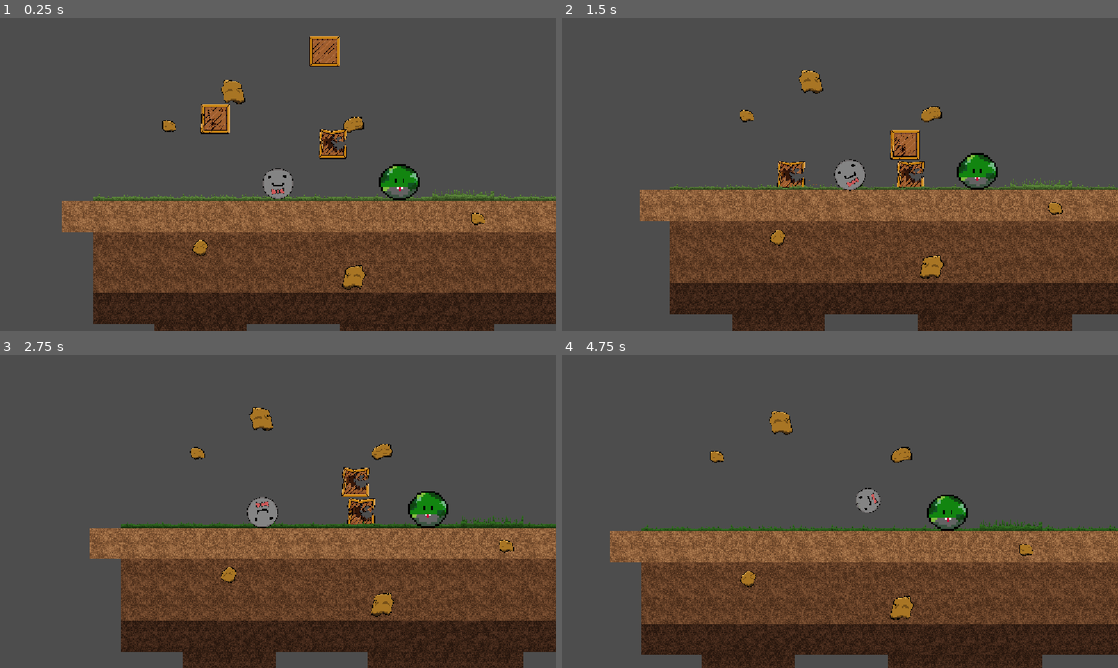
Above: before the commit, frames 1-4 (two rows, left to right).
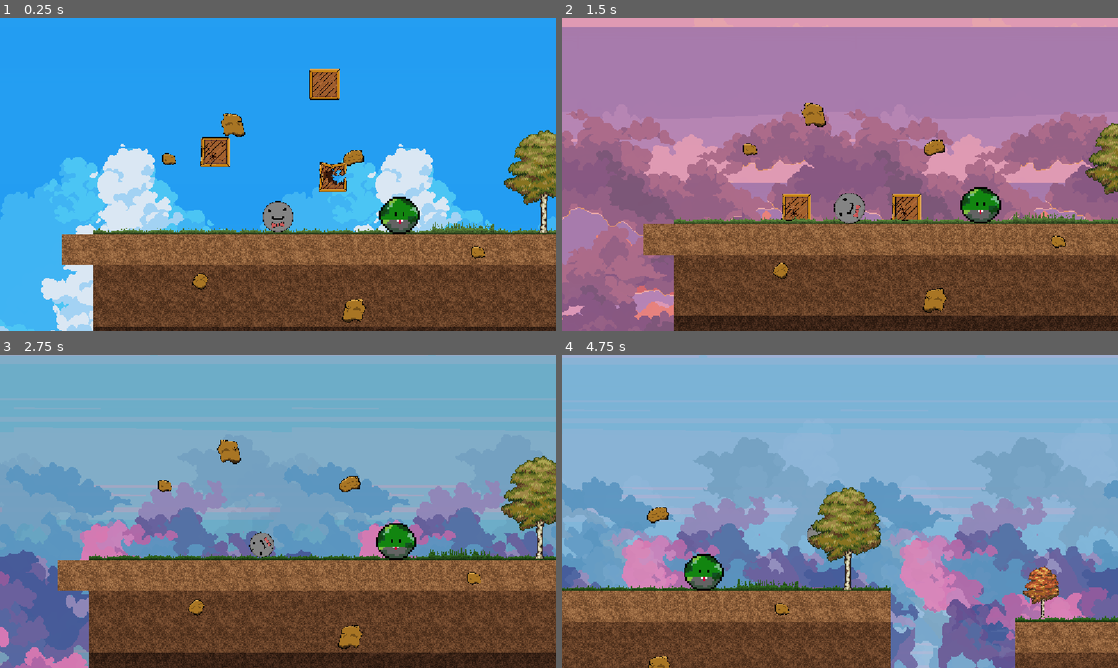
Above: after the commit, the same moments.

Repository: macmillanc/SAGameJam2026
Game: Godot game, scene res://scenes/tutorial.tscn
Same seed, same stepped clock (60 frames per second), same inputs: the game is played once before the commit and once after it.
Inputs:
- Up to frame 1 (0.25 s): no input
- Up to frame 2 (1.5 s): tap Enter (advance_dialog) at 0.5, 1.35 s; hold P (speed_time, bound only after the commit) 0.53-1.28 s; hold D (right) from 0.53 s (still down); tap Space (jump) at 0.77 s
- Up to frame 3 (2.75 s): tap Space (jump) at 1.52 s; tap P (speed_time, bound only after the commit) at 1.55, 2.3 s; release D (right) at 2.03 s; hold A (left) from 2.03 s (still down); hold I (change_season) from 2.03 s (still down)
- Up to frame 4 (4.75 s): release A (left) at 2.78 s; release I (change_season) at 2.78 s; hold D (right) 2.78-4.28 s; tap E (interact) at 2.85 s; tap Space (jump) at 3.02, 3.77, 4.52 s; tap P (speed_time, bound only after the commit) at 3.05, 3.8, 4.35 s; hold O (slow_time) 3.53-4.28 s; hold A (left) from 4.28 s (still down)

The runs differ from the first frame. In frame 1, 90% of the frame differs, in the area x 0-100%, y 0-100%; in frame 2, 89%; in frame 3, 89%; in frame 4, 97%.

Commit message:
Added time warp.

Diff:
--- a/sagj-26/project.godot
+++ b/sagj-26/project.godot
@@ -69,6 +69,11 @@
 "events": [Object(InputEventKey,"resource_local_to_scene":false,"resource_name":"","device":-1,"window_id":0,"alt_press …(195 unchanged characters)…
 ]
 }
+speed_time={
+"deadzone": 0.2,
+"events": [Object(InputEventKey,"resource_local_to_scene":false,"resource_name":"","device":-1,"window_id":0,"alt_pressed":false,"shift_pressed":false,"ctrl_pressed":false,"meta_pressed":false,"pressed":false,"keycode":0,"physical_keycode":80,"key_label":0,"unicode":112,"location":0,"echo":false,"script":null)
+]
+}
 
 [layer_names]
 
--- /dev/null
+++ b/sagj-26/scenes/background.gd
@@ -0,0 +1,61 @@
+extends Node2D
+
+# Assign all 7 layers in chronological order in the Inspector
+@export var sky_sprites: Array[Sprite2D] = []
+@export var parallax_cloud_sprites: Array[Sprite2D] = []
+@export var large_cloud_sprites: Array[Sprite2D] = []
+
+# Length of a full day cycle in seconds
+@export var day_length_seconds: float = 120.0
+@export var fast_forward_boost: float = 300.0
+
+var time_of_day: float = 0.0 # Ranges from 0.0 to 1.0
+var direction: float = 1.0
+
+func _process(delta: float) -> void:
+	# Advance time and ping-pong back/forth
+	var speed_multiplier: float = 1.0
+	if Engine.time_scale > 1.0:
+		speed_multiplier = fast_forward_boost
+
+	time_of_day += direction * (delta * speed_multiplier) / day_length_seconds
+	if time_of_day >= 1.0 or time_of_day <= 0.0:
+		direction *= -1
+		time_of_day = clamp(time_of_day, 0.0, 1.0)
+
+	update_atmosphere_alpha(time_of_day)
+
+func update_atmosphere_alpha(t: float) -> void:
+	var total_stages := sky_sprites.size()
+	if total_stages == 0:
+		return
+
+	# Calculate transition segments across all array stages
+	var num_segments := total_stages - 1
+	var raw_index := t * num_segments
+
+	var current_index := int(floor(raw_index))
+	current_index = clamp(current_index, 0, num_segments - 1)
+	var next_index := current_index + 1
+
+	# Blend factor between the current active stage and the next (0.0 to 1.0)
+	var blend_factor := raw_index - float(current_index)
+
+	# Update alpha values for skies and clouds simultaneously
+	for i in range(total_stages):
+		var target_alpha := 0.0
+
+		if i == current_index:
+			target_alpha = 1.0 - blend_factor # Fading out
+		elif i == next_index:
+			target_alpha = blend_factor      # Fading in
+
+		# Apply calculated alpha to all three layer groups
+		_set_sprite_alpha(sky_sprites, i, target_alpha)
+		_set_sprite_alpha(parallax_cloud_sprites, i, target_alpha)
+		_set_sprite_alpha(large_cloud_sprites, i, target_alpha)
+
+# Helper function to prevent null pointer crashes if an array slot is empty
+func _set_sprite_alpha(sprite_array: Array[Sprite2D], index: int, alpha: float) -> void:
+	if index < sprite_array.size() and sprite_array[index] != null:
+		sprite_array[index].self_modulate.a = alpha
--- /dev/null
+++ b/sagj-26/scenes/clouds.gd
@@ -0,0 +1,14 @@
+extends Parallax2D
+
+@export var base_cloud_speed: float = 5.0
+@export var fast_forward_boost: float = 100.0 # Extra multiplier during fast forward
+
+func _process(delta: float) -> void:
+	var current_boost := 1.0
+
+	# If time scale is boosted, give clouds an extra push to match player feel
+	if Engine.time_scale > 1.0:
+		current_boost = fast_forward_boost
+
+	# Scroll clouds
+	scroll_offset.x += base_cloud_speed * current_boost * delta
--- /dev/null
+++ b/sagj-26/scenes/large_clouds.gd
@@ -0,0 +1,14 @@
+extends Parallax2D
+
+@export var base_cloud_speed: float = 10.0
+@export var fast_forward_boost: float = 400.0 # Extra multiplier during fast forward
+
+func _process(delta: float) -> void:
+	var current_boost := 1.0
+
+	# If time scale is boosted, give clouds an extra push to match player feel
+	if Engine.time_scale > 1.0:
+		current_boost = fast_forward_boost
+
+	# Scroll clouds
+	scroll_offset.x += base_cloud_speed * current_boost * delta
--- a/sagj-26/scenes/rock.tscn
+++ b/sagj-26/scenes/rock.tscn
@@ -28,6 +28,7 @@
 texture = ExtResource("2_mek2u")
 
 [node name="Camera2D" type="Camera2D" parent="." unique_id=694843621]
+position = Vector2(0, -69)
 position_smoothing_enabled = true
 
 [node name="States" type="Node2D" parent="." unique_id=1025934399 node_paths=PackedStringArray("initial_state")]
--- a/sagj-26/scenes/tutorial.tscn
+++ b/sagj-26/scenes/tutorial.tscn
@@ -1,13 +1,43 @@
 [gd_scene format=4 uid="uid://db5ydef25yfl7"]
 
 [ext_resource type="Shader" uid="uid://ckwwukkin508o" path="res://scenes/grass.gdshader" id="1_cq4me"]
+[ext_resource type="Script" uid="uid://ch4uk216bh6nl" path="res://scenes/background.gd" id="1_e13mp"]
 [ext_resource type="PackedScene" uid="uid://d2f5wsaad13a2" path="res://scenes/crate.tscn" id="2_ckvwl"]
 [ext_resource type="Script" uid="uid://k1q2pafq7122" path="res://scripts/Grass.gd" id="2_ehuit"]
+[ext_resource type="Texture2D" uid="uid://by1c5mf120hiy" path="res://assets/Clouds/Clouds 1/2.png" id="2_ej4tf"]
 [ext_resource type="PackedScene" uid="uid://p3bo1d76iv03" path="res://scenes/rock.tscn" id="2_yb1ct"]
+[ext_resource type="Texture2D" uid="uid://cvkmgbuto4wbv" path="res://assets/Clouds/Clouds 1/4.png" id="3_0hilk"]
 [ext_resource type="Texture2D" uid="uid://b5gqt4bvu4440" path="res://assets/ground/common_dirt.png" id="3_ckvwl"]
+[ext_resource type="Texture2D" uid="uid://bdl03ts0ks0x2" path="res://assets/Clouds/Clouds 2/1.png" id="3_vrdqu"]
+[ext_resource type="Texture2D" uid="uid://bmnky4yq7pk3x" path="res://assets/Clouds/Clouds 3/1.png" id="4_ikfo1"]
 [ext_resource type="Texture2D" uid="uid://7p3jekdxxxud" path="res://assets/decor/level_1/Floating_rocks.png" id="5_6yjpi"]
+[ext_resource type="Texture2D" uid="uid://bsgcpxxhdkrlm" path="res://assets/Clouds/Clouds 4/1.png" id="5_dwom6"]
 [ext_resource type="Texture2D" uid="uid://bwanoba6p3cbf" path="res://assets/decor/grass/grass.png" id="5_nlqja"]
+[ext_resource type="Texture2D" uid="uid://dxqj44u016nak" path="res://assets/Clouds/Clouds 5/1.png" id="6_bl2xa"]
+[ext_resource type="Texture2D" uid="uid://37qcfde1vgrv" path="res://assets/Clouds/Clouds 6/1.png" id="7_15kfc"]
 [ext_resource type="PackedScene" uid="uid://c41x3f5rj1r2f" path="res://scenes/npc.tscn" id="7_gbqnl"]
+[ext_resource type="Texture2D" uid="uid://d077nu7hcdyr" path="res://assets/Clouds/Clouds 7/1.png" id="8_7a100"]
+[ext_resource type="Texture2D" uid="uid://d2gpx37xwaaj8" path="res://assets/Clouds/Clouds 8/1.png" id="9_feaue"]
+[ext_resource type="Texture2D" uid="uid://cgxff5v3icehd" path="res://assets/Clouds/Clouds 1/1.png" id="9_nlqja"]
+[ext_resource type="Texture2D" uid="uid://dd4w4r0nfxguk" path="res://assets/GandalfHardcore FREE Platformer Assets/Birch1.png" id="9_tbcdj"]
+[ext_resource type="Script" uid="uid://cx8fhrpcnmahv" path="res://scenes/clouds.gd" id="10_06rsu"]
+[ext_resource type="Texture2D" uid="uid://dlsgvym0wmadk" path="res://assets/GandalfHardcore FREE Platformer Assets/Birch2.png" id="10_ej4tf"]
+[ext_resource type="Texture2D" uid="uid://dpf654u8dyh2q" path="res://assets/GandalfHardcore FREE Platformer Assets/Birch3.png" id="11_0hilk"]
+[ext_resource type="Texture2D" uid="uid://dc852o6rdcqdr" path="res://assets/Clouds/Clouds 2/3.png" id="11_sbw1o"]
+[ext_resource type="Texture2D" uid="uid://bph71e71ibxen" path="res://assets/Clouds/Clouds 3/3.png" id="12_06rsu"]
+[ext_resource type="Texture2D" uid="uid://gmqxxlnwsl7w" path="res://assets/Clouds/Clouds 4/3.png" id="13_4gq6d"]
+[ext_resource type="Texture2D" uid="uid://cmdq2m7oysf05" path="res://assets/Clouds/Clouds 5/4.png" id="14_mjrbb"]
+[ext_resource type="Texture2D" uid="uid://onncgkcqmrxf" path="res://assets/Clouds/Clouds 6/4.png" id="15_7kfc1"]
+[ext_resource type="Texture2D" uid="uid://cv8tdokgcavj4" path="res://assets/Clouds/Clouds 7/3.png" id="16_jne3d"]
+[ext_resource type="Texture2D" uid="uid://cgtqoip5pno1s" path="res://assets/Clouds/Clouds 8/2.png" id="17_nr1vm"]
+[ext_resource type="Script" uid="uid://boxjwei3ug8on" path="res://scenes/large_clouds.gd" id="19_4exn6"]
+[ext_resource type="Texture2D" uid="uid://uty7fm2d5284" path="res://assets/Clouds/Clouds 2/4.png" id="20_i8gw2"]
+[ext_resource type="Texture2D" uid="uid://tn740ri6ytlt" path="res://assets/Clouds/Clouds 3/4.png" id="21_4exn6"]
+[ext_resource type="Texture2D" uid="uid://cyug7jkcyk7uj" path="res://assets/Clouds/Clouds 4/4.png" id="22_6wmvi"]
+[ext_resource type="Texture2D" uid="uid://bgau38myd7xgb" path="res://assets/Clouds/Clouds 5/5.png" id="23_7muwt"]
+[ext_resource type="Texture2D" uid="uid://b07m0lqqk4gw4" path="res://assets/Clouds/Clouds 6/6.png" id="24_liift"]
+[ext_resource type="Texture2D" uid="uid://dm7knwp6y7fnp" path="res://assets/Clouds/Clouds 7/4.png" id="25_2urjh"]
+[ext_resource type="Texture2D" uid="uid://brrgill3n0tin" path="res://assets/Clouds/Clouds 8/3.png" id="26_x6vwi"]
 
 [sub_resource type="TileSetAtlasSource" id="TileSetAtlasSource_6yjpi"]
 texture = ExtResource("5_6yjpi")
@@ -96,6 +126,161 @@
 
 [node name="Node2D" type="Node2D" unique_id=1307195318]
 
+[node name="Background" type="Node2D" parent="." unique_id=2069389951 node_paths=PackedStringArray("sky_sprites", "parallax_cloud_sprites", "large_cloud_sprites")]
+script = ExtResource("1_e13mp")
+sky_sprites = [NodePath("Sky/Sky1"), NodePath("Sky/Sky2"), NodePath("Sky/Sky3"), NodePath("Sky/Sky4"), NodePath("Sky/Sky5"), NodePath("Sky/Sky6"), NodePath("Sky/Sky7"), NodePath("Sky/Sky8")]
+parallax_cloud_sprites = [NodePath("Clouds/Cloud1"), NodePath("Clouds/Cloud2"), NodePath("Clouds/Cloud3"), NodePath("Clouds/Cloud4"), NodePath("Clouds/Cloud5"), NodePath("Clouds/Cloud6"), NodePath("Clouds/Cloud7"), NodePath("Clouds/Cloud8")]
+large_cloud_sprites = [NodePath("LargeClouds/LargeCloud1"), NodePath("LargeClouds/LargeCloud2"), NodePath("LargeClouds/LargeCloud3"), NodePath("LargeClouds/LargeCloud4"), NodePath("LargeClouds/LargeCloud5"), NodePath("LargeClouds/LargeCloud6"), NodePath("LargeClouds/LargeCloud7"), NodePath("LargeClouds/LargeCloud8")]
+day_length_seconds = 500.0
+
+[node name="Sky" type="Parallax2D" parent="Background" unique_id=1456246642]
+scroll_scale = Vector2(0.05, 0.05)
+repeat_size = Vector2(576, 324)
+repeat_times = 3
+
+[node name="Sky1" type="Sprite2D" parent="Background/Sky" unique_id=1004174881]
+texture_filter = 1
+texture_repeat = 2
+scale = Vector2(2, 2)
+texture = ExtResource("9_nlqja")
+centered = false
+
+[node name="Sky2" type="Sprite2D" parent="Background/Sky" unique_id=1300623741]
+scale = Vector2(2, 2)
+texture = ExtResource("3_vrdqu")
+centered = false
+
+[node name="Sky3" type="Sprite2D" parent="Background/Sky" unique_id=699169468]
+scale = Vector2(2, 2)
+texture = ExtResource("4_ikfo1")
+centered = false
+
+[node name="Sky4" type="Sprite2D" parent="Background/Sky" unique_id=581423588]
+scale = Vector2(2, 2)
+texture = ExtResource("5_dwom6")
+centered = false
+
+[node name="Sky5" type="Sprite2D" parent="Background/Sky" unique_id=913714995]
+scale = Vector2(2, 2)
+texture = ExtResource("6_bl2xa")
+centered = false
+
+[node name="Sky6" type="Sprite2D" parent="Background/Sky" unique_id=1237043595]
+scale = Vector2(2, 2)
+texture = ExtResource("7_15kfc")
+centered = false
+
+[node name="Sky7" type="Sprite2D" parent="Background/Sky" unique_id=354738707]
+scale = Vector2(2, 2)
+texture = ExtResource("8_7a100")
+centered = false
+
+[node name="Sky8" type="Sprite2D" parent="Background/Sky" unique_id=1643760153]
+scale = Vector2(2, 2)
+texture = ExtResource("9_feaue")
+centered = false
+
+[node name="Clouds" type="Parallax2D" parent="Background" unique_id=1958130045]
+scroll_scale = Vector2(0.1, 0.1)
+repeat_size = Vector2(576, 0)
+repeat_times = 3
+script = ExtResource("10_06rsu")
+
+[node name="Cloud1" type="Sprite2D" parent="Background/Clouds" unique_id=1281258595]
+position = Vector2(0, 60)
+scale = Vector2(2, 2)
+texture = ExtResource("2_ej4tf")
+centered = false
+
+[node name="Cloud2" type="Sprite2D" parent="Background/Clouds" unique_id=820352066]
+position = Vector2(0, 60)
+scale = Vector2(2, 2)
+texture = ExtResource("11_sbw1o")
+centered = false
+
+[node name="Cloud3" type="Sprite2D" parent="Background/Clouds" unique_id=1213929493]
+position = Vector2(0, 60)
+scale = Vector2(2, 2)
+texture = ExtResource("12_06rsu")
+centered = false
+
+[node name="Cloud4" type="Sprite2D" parent="Background/Clouds" unique_id=1012047098]
+position = Vector2(0, 60)
+scale = Vector2(2, 2)
+texture = ExtResource("13_4gq6d")
+centered = false
+
+[node name="Cloud5" type="Sprite2D" parent="Background/Clouds" unique_id=850381124]
+position = Vector2(0, 60)
+scale = Vector2(2, 2)
+texture = ExtResource("14_mjrbb")
+centered = false
+
+[node name="Cloud6" type="Sprite2D" parent="Background/Clouds" unique_id=1746992771]
+position = Vector2(0, 60)
+scale = Vector2(2, 2)
+texture = ExtResource("15_7kfc1")
+centered = false
+
+[node name="Cloud7" type="Sprite2D" parent="Background/Clouds" unique_id=821011127]
+position = Vector2(0, 60)
+scale = Vector2(2, 2)
+texture = ExtResource("16_jne3d")
+centered = false
+
+[node name="Cloud8" type="Sprite2D" parent="Background/Clouds" unique_id=264909569]
+position = Vector2(0, 60)
+scale = Vector2(2, 2)
+texture = ExtResource("17_nr1vm")
+centered = false
+
+[node name="LargeClouds" type="Parallax2D" parent="Background" unique_id=1315303114]
+scroll_scale = Vector2(0.5, 0.5)
+scroll_offset = Vector2(-53, 3)
+repeat_size = Vector2(576, 0)
+repeat_times = 3
+script = ExtResource("19_4exn6")
+
+[node name="LargeCloud1" type="Sprite2D" parent="Background/LargeClouds" unique_id=1958190468]
+scale = Vector2(2, 2)
+texture = ExtResource("3_0hilk")
+centered = false
+
+[node name="LargeCloud2" type="Sprite2D" parent="Background/LargeClouds" unique_id=1193250169]
+scale = Vector2(2, 2)
+texture = ExtResource("20_i8gw2")
+centered = false
+
+[node name="LargeCloud3" type="Sprite2D" parent="Background/LargeClouds" unique_id=1932928940]
+scale = Vector2(2, 2)
+texture = ExtResource("21_4exn6")
+centered = false
+
+[node name="LargeCloud4" type="Sprite2D" parent="Background/LargeClouds" unique_id=1143384159]
+scale = Vector2(2, 2)
+texture = ExtResource("22_6wmvi")
+centered = false
+
+[node name="LargeCloud5" type="Sprite2D" parent="Background/LargeClouds" unique_id=1730230000]
+scale = Vector2(2, 2)
+texture = ExtResource("23_7muwt")
+centered = false
+
+[node name="LargeCloud6" type="Sprite2D" parent="Background/LargeClouds" unique_id=327958155]
+scale = Vector2(2, 2)
+texture = ExtResource("24_liift")
+centered = false
+
+[node name="LargeCloud7" type="Sprite2D" parent="Background/LargeClouds" unique_id=42512295]
+scale = Vector2(2, 2)
+texture = ExtResource("25_2urjh")
+centered = false
+
+[node name="LargeCloud8" type="Sprite2D" parent="Background/LargeClouds" unique_id=611434997]
+scale = Vector2(2, 2)
+texture = ExtResource("26_x6vwi")
+centered = false
+
 [node name="Back" type="TileMapLayer" parent="." unique_id=309460005]
 tile_map_data = PackedByteArray("AAACAP7/AQABAAAAAAD8//7/AQADAAAAABD+//3/AQACAAAAABA=")
 tile_set = SubResource("TileSet_cq4me")
@@ -131,3 +316,16 @@
 
 [node name="Npc" parent="." unique_id=403265676 instance=ExtResource("7_gbqnl")]
 position = Vector2(250, 27.5)
+
+[node name="Birch1" type="Sprite2D" parent="." unique_id=97405071]
+position = Vector2(545, -50)
+scale = Vector2(2, 2)
+texture = ExtResource("9_tbcdj")
+
+[node name="Birch2" type="Sprite2D" parent="." unique_id=2137841507]
+position = Vector2(951, 64)
+texture = ExtResource("10_ej4tf")
+
+[node name="Birch3" type="Sprite2D" parent="." unique_id=1712766533]
+position = Vector2(1215, 43)
+texture = ExtResource("11_0hilk")
--- a/sagj-26/scripts/Controller.gd
+++ b/sagj-26/scripts/Controller.gd
@@ -133,6 +133,8 @@
 	if event.is_action_pressed("slow_time"):
 		scale_time(2.0, 0.5)
 
+	if event.is_action_pressed("speed_time"):
+		scale_time(2.0, 2.0)
 
 func apply_gravity(delta: float) -> void:
 	if not is_on_floor():
Binary file added: sagj-26/assets/Clouds/Clouds 1/1.png
Not shown, added: sagj-26/assets/Clouds/Clouds 1/1.png.import
Binary file added: sagj-26/assets/Clouds/Clouds 1/2.png
Not shown, added: sagj-26/assets/Clouds/Clouds 1/2.png.import
Binary file added: sagj-26/assets/Clouds/Clouds 1/3.png
Not shown, added: sagj-26/assets/Clouds/Clouds 1/3.png.import
Binary file added: sagj-26/assets/Clouds/Clouds 1/4.png
Not shown, added: sagj-26/assets/Clouds/Clouds 1/4.png.import
Binary file added: sagj-26/assets/Clouds/Clouds 2/1.png
Not shown, added: sagj-26/assets/Clouds/Clouds 2/1.png.import
Binary file added: sagj-26/assets/Clouds/Clouds 2/2.png
Not shown, added: sagj-26/assets/Clouds/Clouds 2/2.png.import
(and 199 more such lines)
